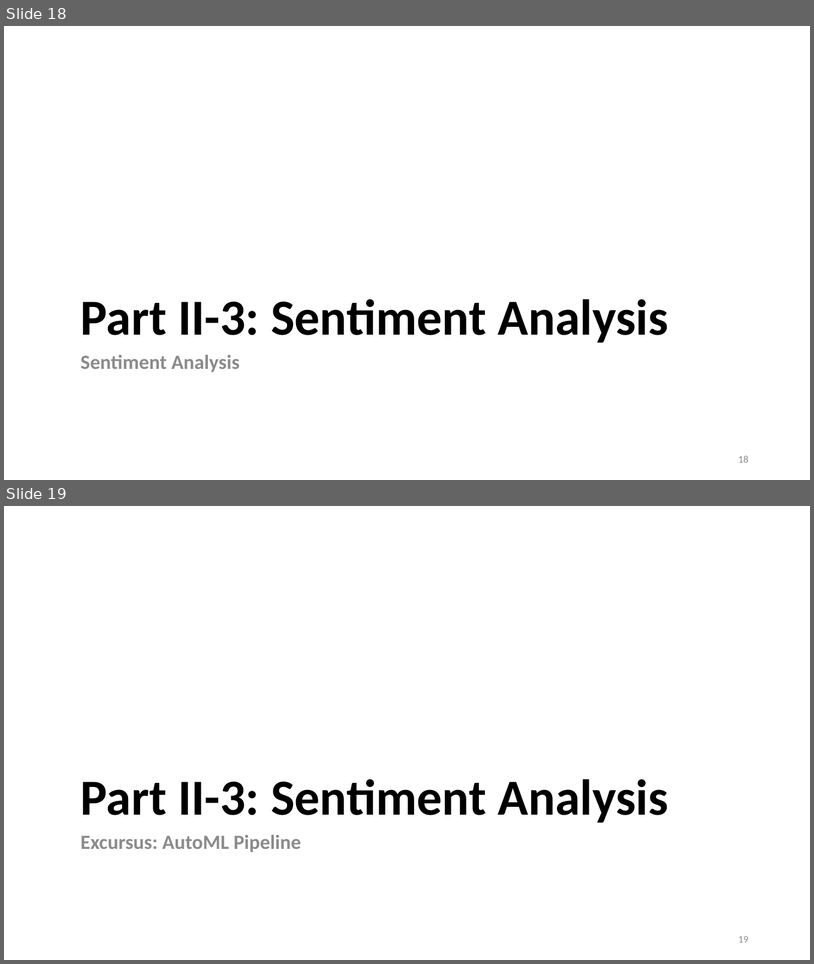
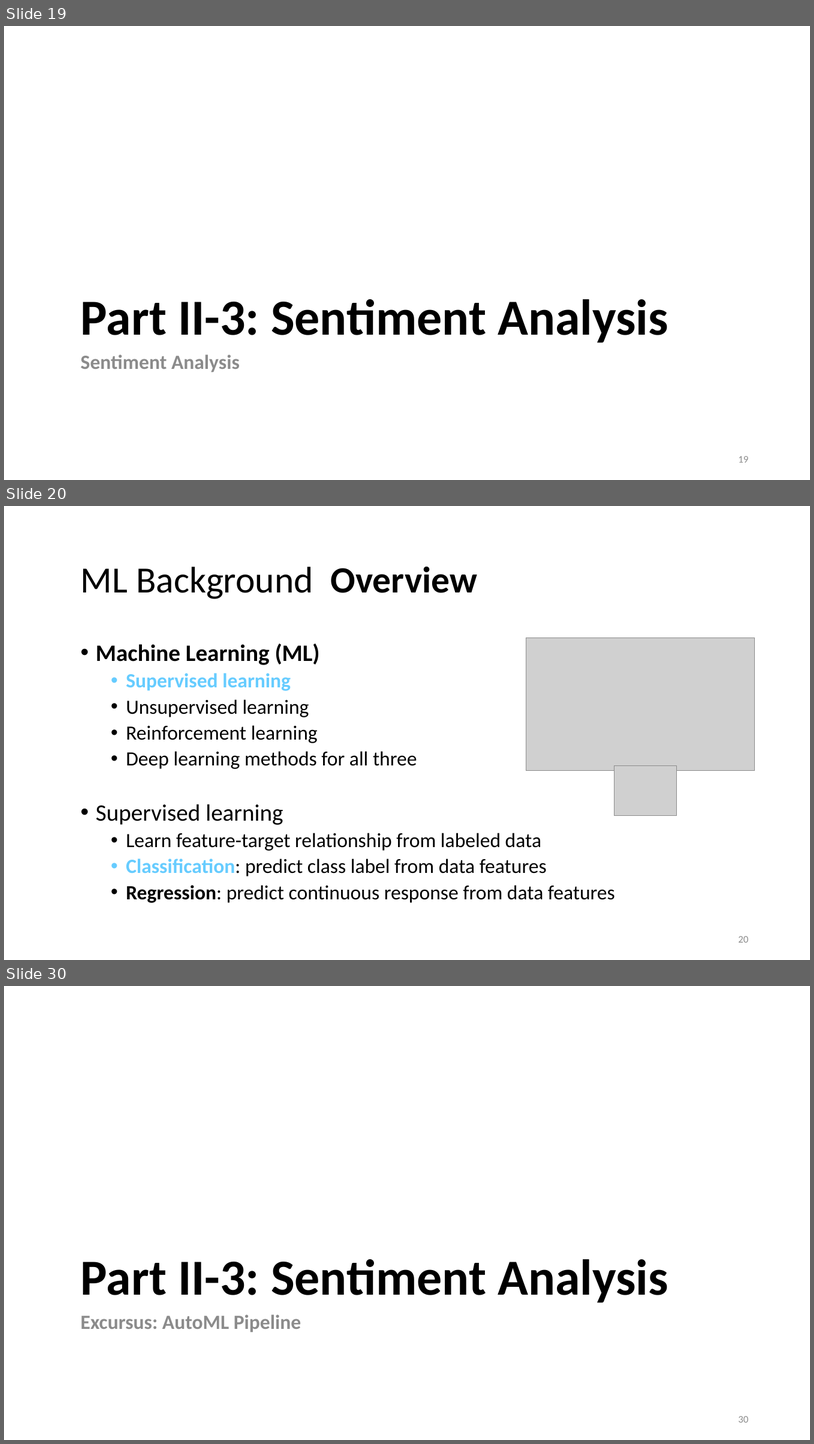
Before and after one commit to lisa-wm/consulting, a slide deck: 5_seminar/Contents_Part_02/slides/slides_II_3.pptx. Shown one above the other, each under a label of ours: slides 18 and 19 before the commit, slides 19, 20 and 30 after it; the slides between them are not shown. The pictures are 814x964 and 814x1444 pixels, drawn with LibreOffice and Linux fonts; fonts in the diff are those of the drawing; grey boxes stand for pictures. Boxes give left, top, right and bottom in pixels: in the first picture for what was removed or moved away, otherwise in the second. Text is boxed around its words. In the diff, an @@ line names an element or a change of style, - is before the commit and + after.

```diff
--- a/5_seminar/Contents_Part_02/slides/slides_II_3.pptx
+++ b/5_seminar/Contents_Part_02/slides/slides_II_3.pptx
@@ slide 20 added at [4, 506, 810, 960], background #FFFFFF @@
@@ title added at [81, 566, 477, 599], 44 pt, text #000000 @@
+ML Background Overview
@@ text added at [96, 643, 615, 903], 24 pt, text #000000 @@
+• Machine Learning (ML)
+  • Supervised learning
+  • Unsupervised learning
+  • Reinforcement learning
+  • Deep learning methods for all three
+• Supervised learning
+  • Learn feature-target relationship from labeled data
+  • Classification: predict class label from data features
+  • Regression: predict continuous response from data features
@@ picture added at [527, 638, 755, 771] @@
@@ picture added at [614, 765, 677, 815] @@
@@ page number added at [738, 936, 749, 942], 12 pt, text #8C8C8C @@
+20
@@ what was slide 18 is now slide 19 @@
@@ page number at [738, 456, 749, 462]: text changed @@
-18
+19
@@ what was slide 19 is now slide 30 @@
@@ page number at [738, 1416, 749, 1422]: text changed @@
-19
+30
```
Also in this commit, not shown: 3 slides changed, 11 other slides added, 1 slide removed, 3 other files.
